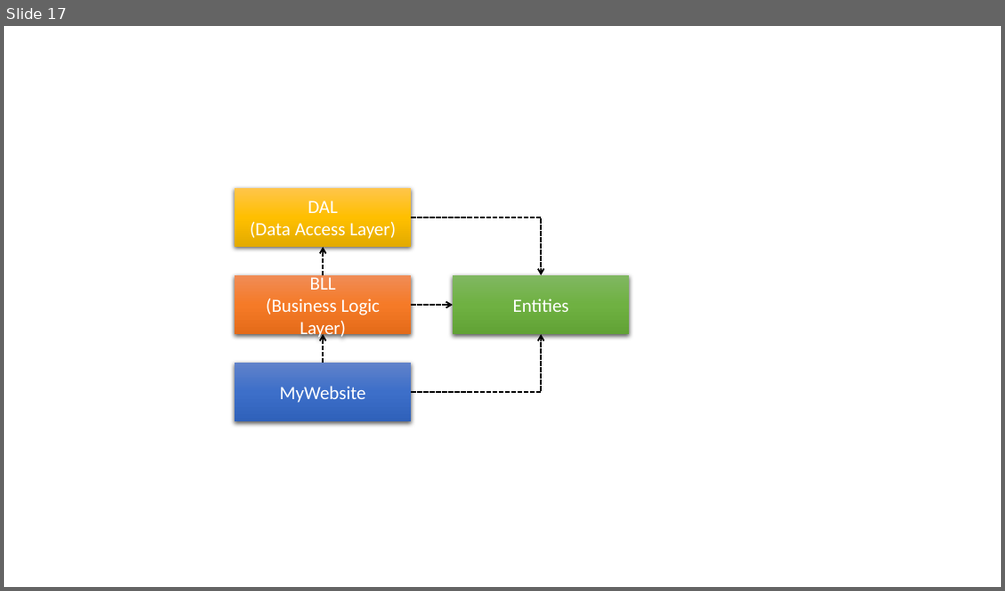
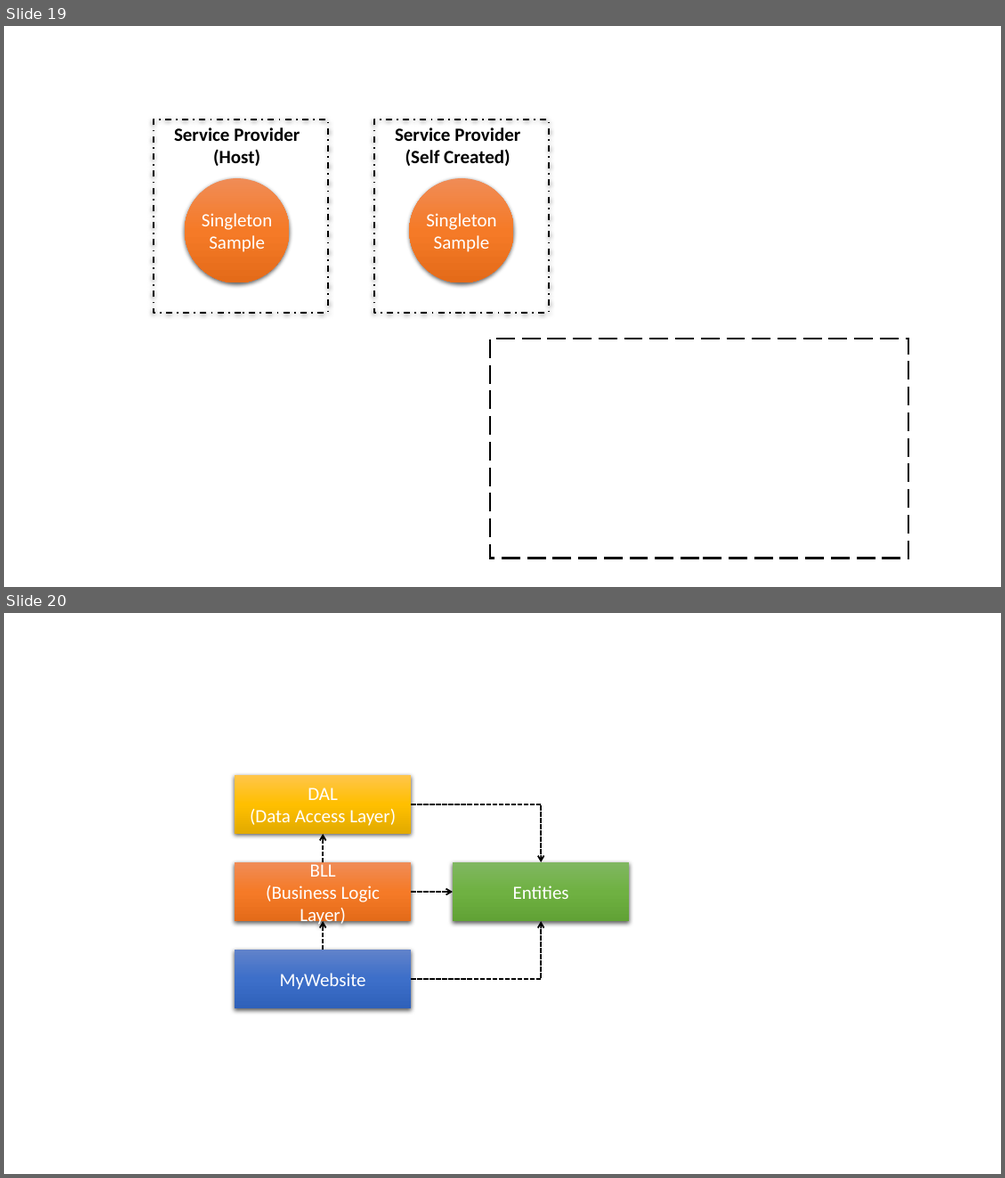
Before and after one commit to johnwu1114/blog-johnwu-cc, a slide deck: source/_assets/ironman.pptx. Shown one above the other, each under a label of ours: slide 17 before the commit, slides 19 and 20 after it. The pictures are 1005x591 and 1005x1178 pixels, drawn with LibreOffice and Linux fonts; fonts in the diff are those of the drawing. Boxes give left, top, right and bottom in pixels: in the first picture for what was removed or moved away, otherwise in the second. Text is boxed around its words. In the diff, an @@ line names an element or a change of style, - is before the commit and + after.

```diff
--- a/source/_assets/ironman.pptx
+++ b/source/_assets/ironman.pptx
@@ slide 19 added at (4,26,1001,587), background #FFFFFF @@
@@ rectangle added at (154,119,328,313), outline #000000 1.5 pt dashed @@
@@ text added at (174,127,299,166), 18 pt, text #000000, bold @@
+Service Provider
+(Host)
@@ rectangle added at (374,119,549,313), outline #000000 1.5 pt dashed @@
@@ text added at (395,127,520,166), 18 pt, text #000000, bold @@
+Service Provider
+(Self Created)
@@ ellipse added at (185,178,290,283), fill gradient #F18C57 to #F67B28 to #E56C19 @@
@@ ellipse added at (409,178,514,283), fill gradient #F18C57 to #F67B28 to #E56C19 @@
@@ text added at (202,213,272,252), 18 pt, text #FFFFFF @@
+Singleton
+Sample
@@ text added at (426,213,496,252), 18 pt, text #FFFFFF @@
+Singleton
+Sample
@@ rectangle added at (490,338,908,558), outline #000000 2.25 pt dashed @@
@@ what was slide 17 is now slide 20 @@
```
Also in this commit, not shown: 2 other slides added, 8 other files.
